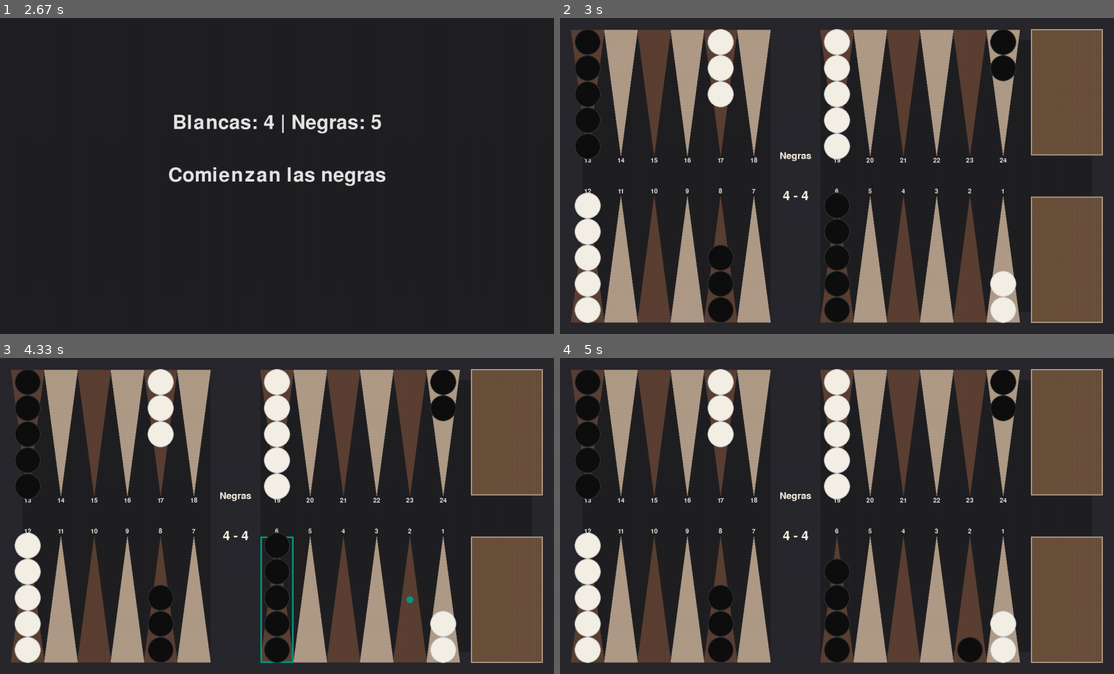
Above: before the commit, frames 1-4 (two rows, left to right).
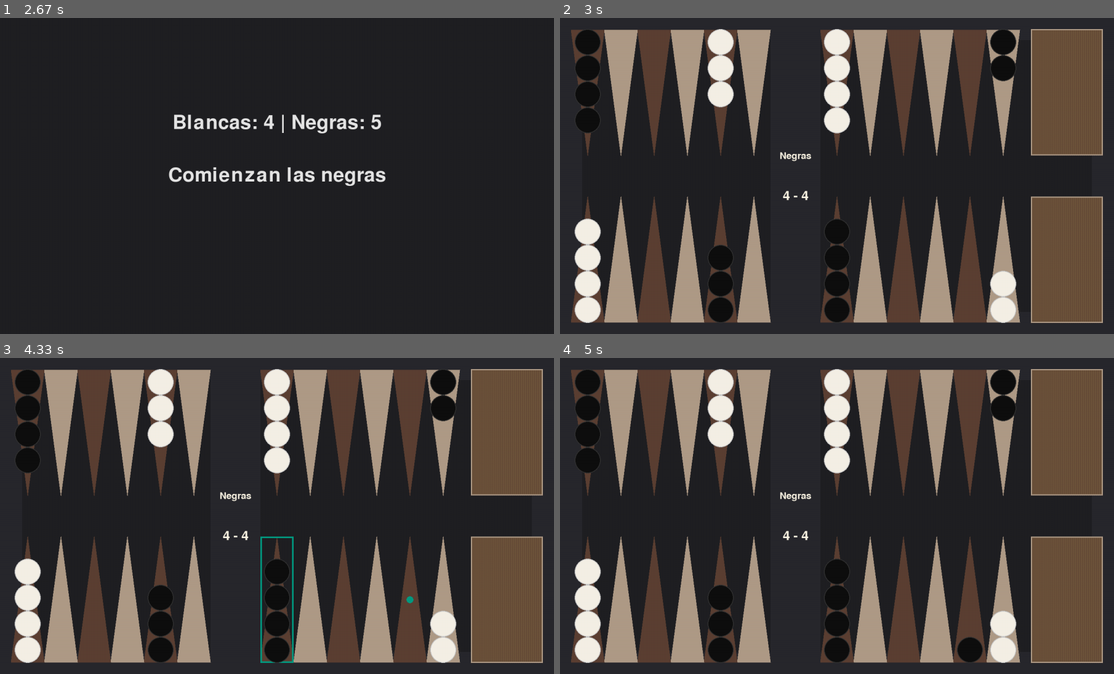
Above: after the commit, the same moments.

Repository: BarbozaFederico/rback
Game: pygame game, started from backgammon/pygame_ui/ui.py
The game is run twice, just before and just after one commit, with the same random seed, the same clock (stepped at 60 frames per second) and the same inputs.
Inputs (mouse positions are in pixels of both pictures, inside the frame that each line leads up to):
- Up to frame 1 (2.67 s): click (277, 176) at 0.38 s
- Up to frame 2 (3 s): no input
- Up to frame 3 (4.33 s): click (421, 566) at 3.22 s; click (277, 598) at 4.05 s
- Up to frame 4 (5 s): click (969, 598) at 4.38 s

Frame 1 is identical in both runs. In frame 2, 1.0% of the frame differs, in the area x 2-81%, y 36-64%; in frame 3, 1.0%; in frame 4, 1.0%.

Commit message:
feat: Remove point numbers from board
Removes the rendering of numbers for each point on the backgammon board. This change was requested by the user to achieve a cleaner UI.

Diff:
--- a/backgammon/pygame_ui/ui.py
+++ b/backgammon/pygame_ui/ui.py
@@ -220,8 +220,8 @@
                 else rect.bottom - self.checker_radius
             )
 
-            # Draw up to 5 checkers
-            num_to_draw = min(len(checkers), 5)
+            # Draw up to 4 checkers
+            num_to_draw = min(len(checkers), 4)
             for i in range(num_to_draw):
                 center_x = rect.centerx
                 center_y = base_y + (i * 2 * self.checker_radius * direction)
@@ -249,8 +249,8 @@
                     else COLOR_PIEZA_BLANCA
                 )
                 count_text = self.font.render(str(len(checkers)), True, text_color)
-                # Position the count on the 5th checker's position (index 4)
-                count_y = base_y + (4 * 2 * self.checker_radius * direction)
+                # Position the count on the 4th checker's position (index 3)
+                count_y = base_y + (3 * 2 * self.checker_radius * direction)
                 text_rect = count_text.get_rect(center=(rect.centerx, count_y))
                 self.screen.blit(count_text, text_rect)
 
@@ -404,7 +404,7 @@
         color1 = COLOR_TRIANGULO_CLARO
         color2 = COLOR_TRIANGULO_OSCURO
 
-        # Dibuja los triángulos y los números
+        # Dibuja los triángulos
         for i, rect in enumerate(self.point_rects):
             if rect is None:
                 continue
@@ -441,27 +441,6 @@
                     ],
                 )
 
-            # Draw number
-            ui_number = i + 1
-            num_text = self.font.render(str(ui_number), True, COLOR_TEXTO_NEGRO)
-            text_margin = 5
-            if i >= 12:  # Top row
-                self.screen.blit(
-                    num_text,
-                    (
-                        rect.centerx - num_text.get_width() / 2,
-                        rect.bottom + text_margin,
-                    ),
-                )
-            else:  # Bottom row
-                self.screen.blit(
-                    num_text,
-                    (
-                        rect.centerx - num_text.get_width() / 2,
-                        rect.top - num_text.get_height() - text_margin,
-                    ),
-                )
-
     def _get_point_from_pos(self, pos):
         """Converts mouse coordinates to a board point index (0-23)."""
         for i, rect in enumerate(self.point_rects):
